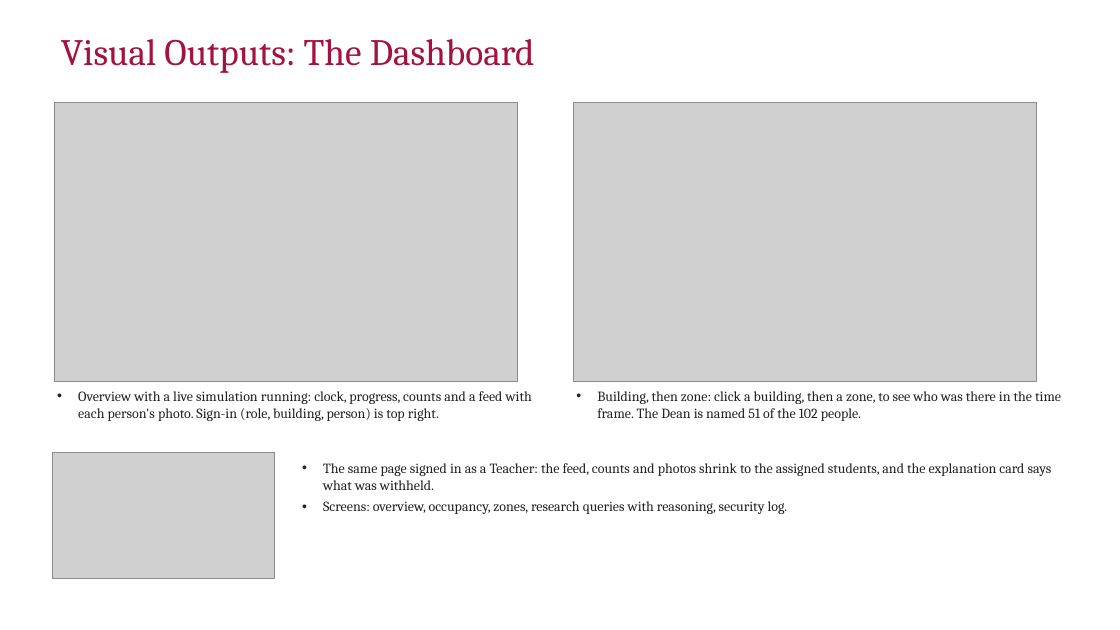
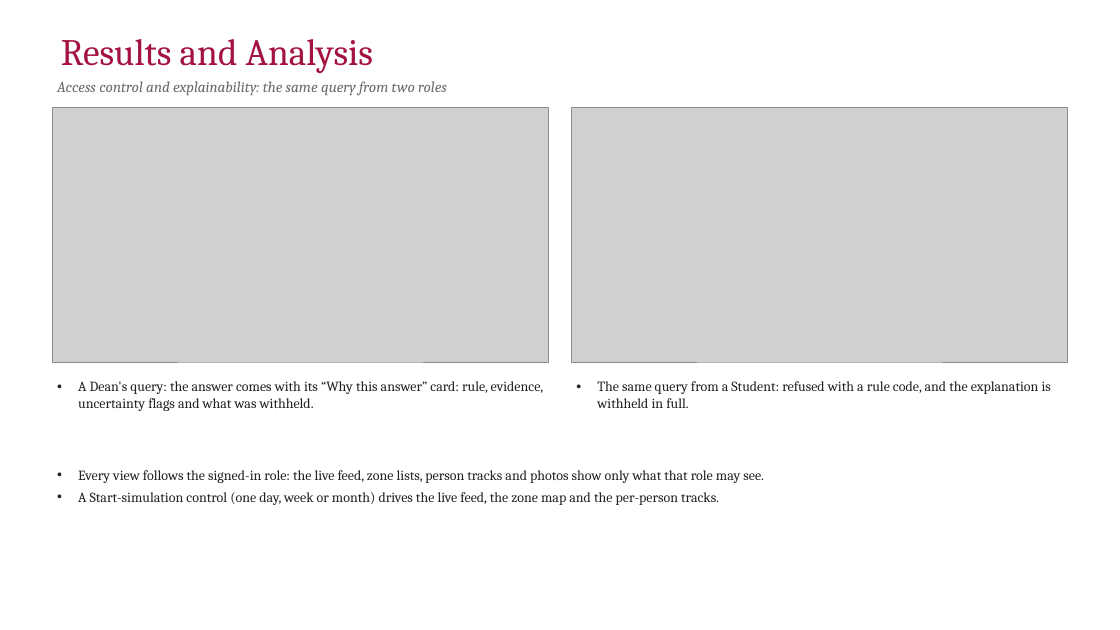
Before and after one commit to yadhu-vipin/Occupant_Tracking_v2, a slide deck: slide 17 of final_review/S7_Final_Review_Group_C3.pptx (slide 21 before the commit). Drawn at 1120x630 pixels with LibreOffice and Linux fonts; fonts in the diff are those of the drawing; grey boxes stand for pictures; background and template pictures are left out. Boxes give left, top, right and bottom in pixels: in the first picture for what was removed or moved away, otherwise in the second. Text is boxed around its words. In the diff, an @@ line names an element or a change of style, - is before the commit and + after.

```diff
--- a/final_review/S7_Final_Review_Group_C3.pptx
+++ b/final_review/S7_Final_Review_Group_C3.pptx
@@ title at (61,39,373,73): text changed @@
-Visual Outputs: The Dashboard
+Results and Analysis
@@ text added at (57,81,447,96), 13 pt, text #6B6B6B, italic @@
+Access control and explainability: the same query from two roles
@@ picture: place and size @@
-picture at (54,103,518,381)
+picture at (52,108,548,362)
@@ picture: place and size @@
-picture at (573,103,1037,381)
+picture at (572,108,1068,362)
@@ text at (78,381,544,411): text changed @@
-• Overview with a live simulation running: clock, progress, counts and a feed with each person's photo. Sign-in (role, building, person) is top right.
+• A Dean's query: the answer comes with its “Why this answer” card: rule, evidence, uncertainty flags and what was withheld.
@@ text at (597,381,1051,408): text changed @@
-• Building, then zone: click a building, then a zone, to see who was there in the time frame. The Dean is named 51 of the 102 people.
+• The same query from a Student: refused with a rule code, and the explanation is withheld in full.
@@ picture removed at (52,453,274,579) @@
@@ text at (78,470,764,505): text changed @@
-• The same page signed in as a Teacher: the feed, counts and photos shrink to the assigned students, and the explanation card says what was withheld.
-• Screens: overview, occupancy, zones, research queries with reasoning, security log.
+• Every view follows the signed-in role: the live feed, zone lists, person tracks and photos show only what that role may see.
+• A Start-simulation control (one day, week or month) drives the live feed, the zone map and the per-person tracks.
```
Also in this commit, not shown: 10 other slides changed, 5 slides removed, 2 other files.
